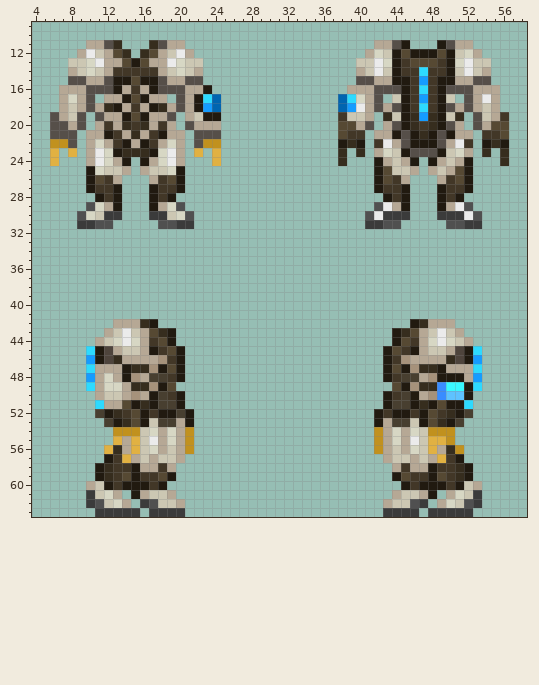
Two states of a pixel-art sprite, Resources/Textures/Clothing/OuterClothing/Hardsuits/engineering-white.rsi/equipped-OUTERCLOTHING-vox.png. The first picture shows the starting point.
The file is 64x64 pixels. Pixels under 10% opacity are left out. Colours within 5 levels of each other are drawn and written as one. Shown: x 4..58, y 9..63.
After the commit:
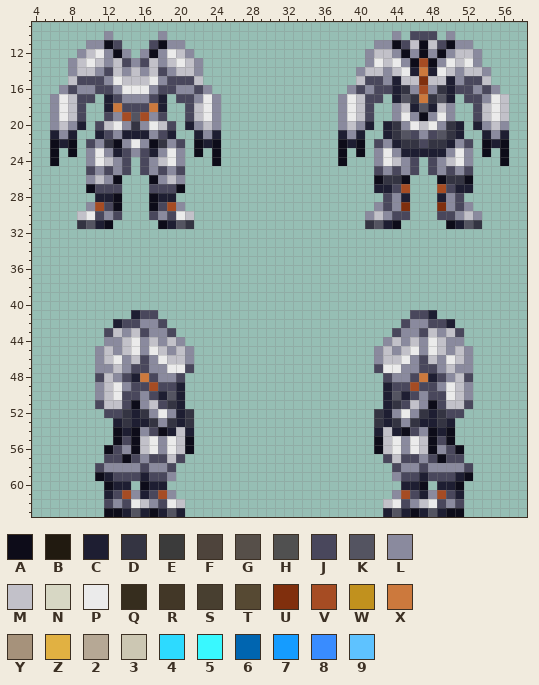
Palette (. is transparent): A #0d0c19  B #211a10  C #1e1e32  D #343442  E #3b3b3b  F #4e443c  G #564f49  H #505050  J #49475c  K #545461  L #8a8a9e  M #c2c1c9  N #d7d7c4  P #ebebeb  Q #362d1e  R #423727  S #483f30  T #564933  U #802f0d  V #a64c23  W #c1911e  X #cc793d  Y #a6927b  Z #e1b142  2 #b6a895  3 #ccc7b3  4 #2ddaff  5 #39f8ff  6 #0065b0  7 #159cff  8 #398cff  9 #5ec2ff
The edit:
@@ x 4..58 @@
  9 .......................................................
-10 .......................................................
-11 ......22GQ...QG22.....................22GB...BG22......
-12 .....2P32TQ.QT23P2...................2N3BTBBBTB3N2.....
-13 ....33NP22TBT22PN33.................33PNBRTTTRBNP33....
-14 ....23N32RRRRR23N32.................23P3BRR4RRB3P32....
-15 ....GG22GBBTBBG22GG.................GG22BBR7RBB22GG....
-16 ...222GGGB2R2BGGG22B...............222GGGBR4RBGGG222...
-17 ...2N2G.22BTB22.G2B46.............64N2G.3BR7RB3.G2P2...
-18 ...232G2QB2R2BQ2G2B76.............67P2G2GBR4RBG2G232...
-19 ..G23G.G22BTB22G.23BB.............R332.Q3BQ7QB3Q.G32R..
-20 ..GG2G.2R2QRQ2R2.G222.............TT2G.2GBQRQBG2.G2TT..
-21 ..GGG.22BR2Q2RB22.GGG.............TRR.22BGBQBGB22.RRT..
-22 ..WWG.2N2RB2BR2N2.GWW.............BQB.RP2GBBBG2PR.BQB..
-23 ..Z.Z.2PNBQQQBNP2.Z.Z.............Q.Q.2N3BGGGB3N2.Q.Q..
-24 ..Z...2PN2B.B2NP2...Z.............Q...B232B.B232B...Q..
-25 ......BN332.233NB.....................BT332.232TB......
-26 ......BTR2...2RTB.....................BTR2...2RTB......
-27 ......BRRB...BRRB.....................BRRB...BRRB......
-28 .......BRB...BRB.......................BRB...BRB.......
-29 ......HN2B...B2NH.....................HP2B...B2PH......
-30 .....HN3EE...EE3NH...................HPEEE...EEEPH.....
-31 .....EEHH.....HHEE...................EEHH.....HHEE.....
+10 ........L.....L.........................L.JJJ.L........
+11 ......LLAJ...JALL.....................LLAJMAMJALL......
+12 .....LMPLAL.LALPML...................LMMLALALALMML.....
+13 ....LMPMLMJLJMLMPML..................LPMPLAVALPMPL.....
+14 ....LMMLJMLMLMJLMML.................LMMLMPCXCPMLMML....
+15 ....MJJJLPMMMPLJJJM.................MJJLCMMUMMCLJJM....
+16 ...LJLLJJLPPPLJJLLJL...............LJLJJCDLVLDCJJLJL...
+17 ..LPMJJ.CJLLLJC.JJLPL.............LPMJJ.CKDXDKC.JJLPM..
+18 ..LPMJ..CXJJJXC..JMPL.............LPMJ..LMCKCML..JMPM..
+19 ..LPMJ..JLVKVLJ..JMPL.............LPMJ..LPLALPL..JMPM..
+20 ..LMLC.JMPLDLPMJ.CLML.............LMLC.CDLPMPLDC.CLML..
+21 ..CLC..CJLCCCLJC..CLC.............CLC..CDKJLJKDC..CLC..
+22 ..ACA.JLDALPLADLJ.ACA.............ACA.JLCDDJDDCLJ.ACA..
+23 ..A.A.LPLCJLJCLPL.A.A.............A.A.LPLCCCCCLPL.A.A..
+24 ..A...LPMLJ.JLMPL...A.............A...LPMLJ.JLMPL...A..
+25 ......JLJLJ.JLJLJ.....................JLJLJ.JLJLJ......
+26 ......LMLA...ALML.....................ADDA...ADDA......
+27 ......AJJJ...JJJA.....................CCJV...VJCC......
+28 .......CCA...ACC.......................JLC...CLJ.......
+29 ......LVJA...AJVL.....................LJLU...ULJL......
+30 .....MPJLJ...JLJPM...................LMLJJ...JJLML.....
+31 .....DKCA.....ACKD...................DKCA.....ACKD.....
 32 .......................................................
@@ x 4..58 @@
 40 .......................................................
-41 .......................................................
-42 .........222QB............................BQ222........
-43 ........23P32TQB........................BQT23P32.......
-44 .......23NPN2RTB........................BTR2NPN32......
-45 ......4BF2332BRTB......................BTRB2332FB4.....
-46 ......7BFQ2222YRB......................BRY2222QFB7.....
-47 ......4222BQQYBTB......................BTBYQQB2224.....
-48 ......72N2BY2SSRB......................BRSS2YBBB27.....
-49 ......42NN2QQYBT........................TBYQQ855B4.....
-50 .......2332Y2BSRB......................BRSB2Y899B......
-51 .......422TBQBSSB......................BSSBQBTBB4......
-52 .......SBQRTBRBBSB....................BRBBRBTRQBS......
-53 ........SBQTB3SS2B....................B2SS3BTQBS.......
-54 .........WWW3N2N2W....................W2N2N3WWW........
-55 .........Z2Z3P2N2W....................W2N2P3ZZW........
-56 ........ZQ2Z3N232W....................W232N3Z2QW.......
-57 ........BRZ232332......................233232ZRB.......
-58 .......BQRRB22R2........................2R22BRRQB......
-59 .......BQRTBRRTB........................BTRRBTRQB......
-60 ......23BRBBBRB..........................BRBBBRB32.....
-61 ......E3N2.B2332........................2332B.2N3E.....
-62 ......EH3N2.EH332......................233HE.2N3HE.....
-63 .......EEEEE.EEEE......................EEEE.EEEEE......
+41 ...........CJJ............................JJC..........
+42 .........CJJLLJ..........................JLLJJC........
+43 ........JMLMJLLJ........................JLLJMLMJ.......
+44 ........LLMPLMLML......................LMLMLPMLL.......
+45 .......LMLMPLPMLML....................LMLMPLPMLML......
+46 .......LMPLMJLPMML....................LMMPLJMLPML......
+47 .......LLMLJJLLPPJ....................JPPLLJJLMLL......
+48 .......JMLJCXJLLJ......................JLLJXCJLMJ......
+49 .......LMPLJJVJJC......................CJJVJJLPML......
+50 .......LMPJJLJCKC......................CKCJLJJPML......
+51 .......JMMJALMJDC......................CDJMLAJMMJ......
+52 ........JJDCDLPLCD....................DCLPLDCDJJ.......
+53 .........CDCCDLDCD....................DCDLDCCDC........
+54 .........ACALJACMC....................CMCAJLACA........
+55 .........AJAMPLPMA....................AMPLPMAJA........
+56 ........AJLAMPLPMA....................AMPLPMALJA.......
+57 ........JJAJLJJMJ......................JMJJLJAJJ.......
+58 .......JLLLLJLLJ........................JLLJLLLLJ......
+59 .......ACJJJCJJL........................LJJCJJJCA......
+60 ........ACC.ACC..........................CCA.CCA.......
+61 ........CJVLCJVL........................LVJCLVJC.......
+62 ........JLJPMLJPM......................MPJLMPJLJ.......
+63 ........AACKCACKC......................CKCACKCAA.......
Changed places in both pictures, as pixel boxes (x1, y1, x2, y2):
changed: (50, 31, 221, 229)
changed: (338, 31, 509, 229)
changed: (86, 310, 194, 517)
changed: (374, 310, 482, 517)
